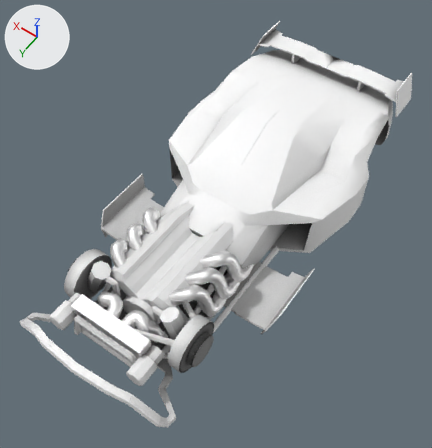
One commit to the FBX model Assets/Models/pistolwhip.fbx: the scene before it, then after it.
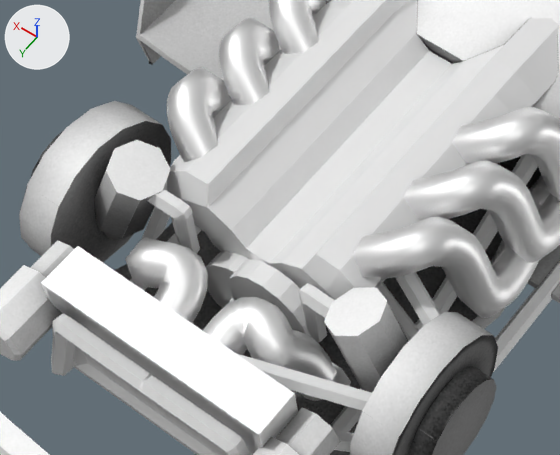
There are two pictures of each version: one whole from a 50 mm lens placed at (-2.47, 3.72, 5.88), pointed at (-0.02, 0.29, 0.5), one close up on the part from 13% to 54% of the width and 48% to 80% of the height. Arrows for +X, +Y and +Z are at upper left; the lights stay in place. Where no turn or scale is listed for an object, it has been applied to the vertices. Vertices at the same position are counted once.

The scene before the commit, as lines of its bpy script (objects in view):
```python
me_béziercurve = bpy.data.meshes.new('BézierCurve')
me_béziercurve.from_pydata(...)  # 582 vertices, 579 faces; spans x -0.04..0.92, y -0.7..1.36, z 0.13..0.6
me_béziercurve_002 = bpy.data.meshes.new('BézierCurve.002')
me_béziercurve_002.from_pydata(...)  # 888 vertices, 872 faces; spans x -0.07..1.42, y -0.9..0.89, z 0.07..0.68
me_béziercurve_002.materials.append(mat_material)  # white #e7e7e7
me_béziercurve_003 = bpy.data.meshes.new('BézierCurve.003')
me_béziercurve_003.from_pydata(...)  # 624 vertices, 592 faces; spans x -0.31..0.32, y -2.86..1.22, z 0.18..0.65
me_cube_004 = bpy.data.meshes.new('Cube.004')
me_cube_004.from_pydata(...)  # 412 vertices, 414 faces; spans x -0.41..0.41, y 0.14..1.72, z 0.24..0.81
me_cube_004.materials.append(mat_material)  # white #e7e7e7
me_cylinder_002 = bpy.data.meshes.new('Cylinder.002')
me_cylinder_002.from_pydata(...)  # a 16-sided cylinder along y spanning x -0.164..0.164, y -0.037..0.037, z -0.164..0.164; a 16-sided cylinder along y spanning x -0.111..0.325, y -0.07..0.004, z -0.378..0.058
ob_engine = bpy.data.objects.new('engine', me_cube_004)
ob_engine.location = (0.0, 0.0, 0.0)
ob_engine_cams = bpy.data.objects.new('engine cams', me_cylinder_002)
ob_engine_cams.location = (-0.107, 1.668, 0.535)
ob_struts = bpy.data.objects.new('struts', me_béziercurve_002)
ob_struts.location = (-0.674, 0.822, 0.095)
ob_struts_001 = bpy.data.objects.new('struts.001', me_béziercurve)
ob_struts_001.location = (-0.442, 0.822, 0.079)
ob_suspension_arms = bpy.data.objects.new('suspension arms', me_béziercurve_003)
ob_suspension_arms.location = (-0.442, 0.822, 0.079)
# also in view: 'exhaust pipes.001' at (0.0, -0.24, 0.52); 'Radiator' at (0.0, 2.03, 0.47); 'Body' at (0.0, -0.02, 0.7)
```
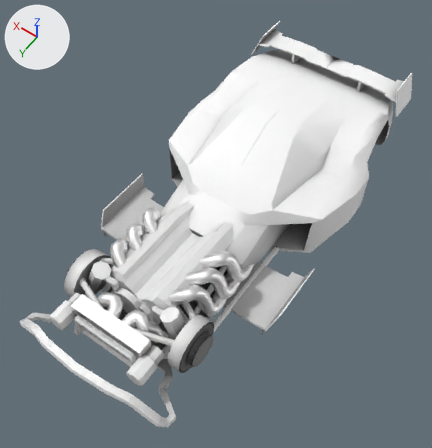
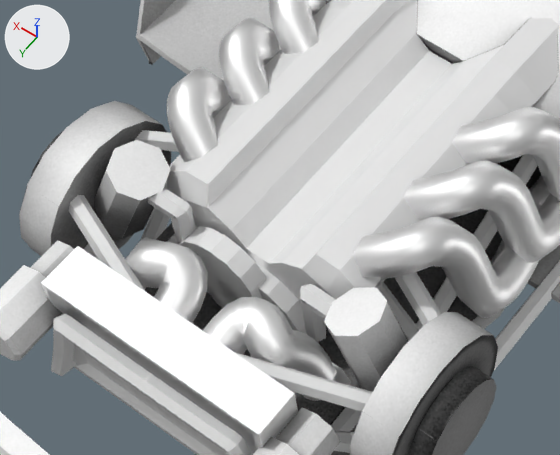
The newer file is also turned or shifted as a whole; pictures and numbers use the older file's frame.

Patch to the scene script:
```diff
--- a/Assets/Models/pistolwhip.fbx.py
+++ b/Assets/Models/pistolwhip.fbx.py
@@ me_béziercurve_002 @@
 me_béziercurve_002.from_pydata(...)  # 888 vertices, 872 faces; spans x -0.07..1.42, y -0.9..0.89, z 0.07..0.68
 # used by ob_struts; location = (-0.674, 0.822, 0.095)
+# me_béziercurve_002 part 1: 444 of 888 vertices moved; they spanned x -0.07..0.44, y -0.9..0.89, z 0.07..0.68 and now span x 0.9..1.42, y -0.9..0.89, z 0.07..0.68; mean shift (1.03, 0.0, 0.0); largest move (-0.07, 0.86, 0.22) -> (1.42, 0.81, 0.27)
+# me_béziercurve_002 part 2: 444 of 888 vertices moved; they spanned x 0.9..1.42, y -0.9..0.89, z 0.07..0.68 and now span x -0.07..0.45, y -0.9..0.89, z 0.07..0.68; mean shift (-1.03, 0.0, 0.0); largest move (1.42, 0.86, 0.22) -> (-0.07, 0.81, 0.27)
 me_béziercurve_002.materials.append(mat_material)
@@ me_cylinder_002 @@
 me_cylinder_002.from_pydata(...)  # 64 vertices, 36 faces; spans x -0.164..0.325, y -0.07..0.037, z -0.378..0.164
 # used by ob_engine_cams; location = (-0.107, 1.668, 0.535)
+# me_cylinder_002 part 10: a new loose piece, a 16-sided cylinder along y spanning x 0.05..0.377, y -0.037..0.037, z -0.164..0.164
+# me_cylinder_002 part 11: the loose piece of 32 vertices spanning x -0.164..0.164, y -0.037..0.037, z -0.164..0.164 is deleted
@@ me_béziercurve_003 @@
 me_béziercurve_003.from_pydata(...)  # 624 vertices, 592 faces; spans x -0.31..0.32, y -2.86..1.22, z 0.18..0.65
 # used by ob_suspension_arms; location = (-0.442, 0.822, 0.079)
+# me_béziercurve_003 part 4: the loose piece of 78 vertices spanning x -0.31..0.32, y 0.41..0.74, z 0.5..0.65 is turned -132.1 degrees about the z axis through its middle, then moved by (0.87, 0.0, 0.0)
+# me_béziercurve_003 part 5: the loose piece of 78 vertices spanning x -0.31..0.32, y 0.89..1.19, z 0.5..0.65 is turned 137.2 degrees about the z axis through its middle, then moved by (0.87, 0.0, 0.0)
+# me_béziercurve_003 part 6: the loose piece of 78 vertices spanning x -0.31..0.32, y 0.89..1.22, z 0.18..0.32 is turned 132.1 degrees about the z axis through its middle, then moved by (0.87, 0.0, 0.0)
+# me_béziercurve_003 part 7: the loose piece of 78 vertices spanning x -0.31..0.32, y -2.38..-2.06, z 0.5..0.65 is turned -47.9 degrees about the z axis through its middle, then moved by (0.0, 2.8, 0.0)
+# me_béziercurve_003 part 8: the loose piece of 78 vertices spanning x -0.31..0.32, y -2.83..-2.54, z 0.5..0.65 is turned 42.8 degrees about the z axis through its middle, then moved by (0.0, 3.72, 0.0)
+# me_béziercurve_003 part 9: the loose piece of 78 vertices spanning x -0.31..0.32, y -2.86..-2.54, z 0.18..0.32 is turned 47.9 degrees about the z axis through its middle, then moved by (0.0, 3.75, 0.0)
@@ me_béziercurve @@
 # used by ob_struts_001; location = (-0.442, 0.822, 0.079)
-me_béziercurve.from_pydata(...)  # 582 vertices, 579 faces; spans x -0.04..0.92, y -0.7..1.36, z 0.13..0.6
+me_béziercurve.from_pydata(...)  # 582 vertices, 579 faces; spans x -0.04..0.92, y -0.69..1.35, z 0.13..0.6
+# me_béziercurve part 3: 582 of 582 vertices moved; they spanned x -0.04..0.92, y -0.7..1.36, z 0.13..0.6 and now span x -0.04..0.92, y -0.69..1.35, z 0.13..0.6; mean shift (0.0, 0.0, 0.0); largest move (0.88, 1.28, 0.18) -> (-0.02, 1.29, 0.19)
```

Pixel boxes (x1, y1, x2, y2) of what changed, in the close-ups (560 x 455 px; the box of a moved part takes in the faces that stretch with it):
'suspension arms', reshaped
    before: (236, 272, 441, 452)
    after: (69, 130, 441, 453)
'engine cams', reshaped (21% wider, 24% taller)
    before: (206, 250, 311, 337)
    after: (179, 226, 306, 334)
'struts', reshaped
    before: (141, 155, 560, 372)
    after: (141, 155, 560, 370)
part 1 of me_béziercurve_002, moved or reshaped
    before: (299, 261, 560, 372)
    after: (141, 155, 196, 245)
part 2 of me_béziercurve_002, moved or reshaped
    before: (141, 155, 200, 254)
    after: (300, 260, 560, 370)
part 3 of me_béziercurve, moved or reshaped
    before: (51, 156, 538, 455)
    after: (52, 157, 538, 455)
part 4 of me_béziercurve_003, moved or reshaped
    before: (395, 272, 441, 325)
    after: (135, 130, 179, 152)
part 5 of me_béziercurve_003, moved or reshaped
    before: (236, 353, 372, 411)
    after: (69, 195, 146, 292)
part 6 of me_béziercurve_003, moved or reshaped
    before: (334, 430, 354, 452)
    after: (83, 243, 99, 260)
part 7 of me_béziercurve_003, moved or reshaped (not visible before)
    after: (395, 272, 441, 326)
part 8 of me_béziercurve_003, moved or reshaped (not visible before)
    after: (235, 352, 372, 412)
part 9 of me_béziercurve_003, moved or reshaped (not visible before)
    after: (333, 430, 354, 453)
part 10 of me_cylinder_002, added
    after: (179, 226, 266, 306)
part 11 of me_cylinder_002, deleted
    before: (228, 259, 311, 337)
